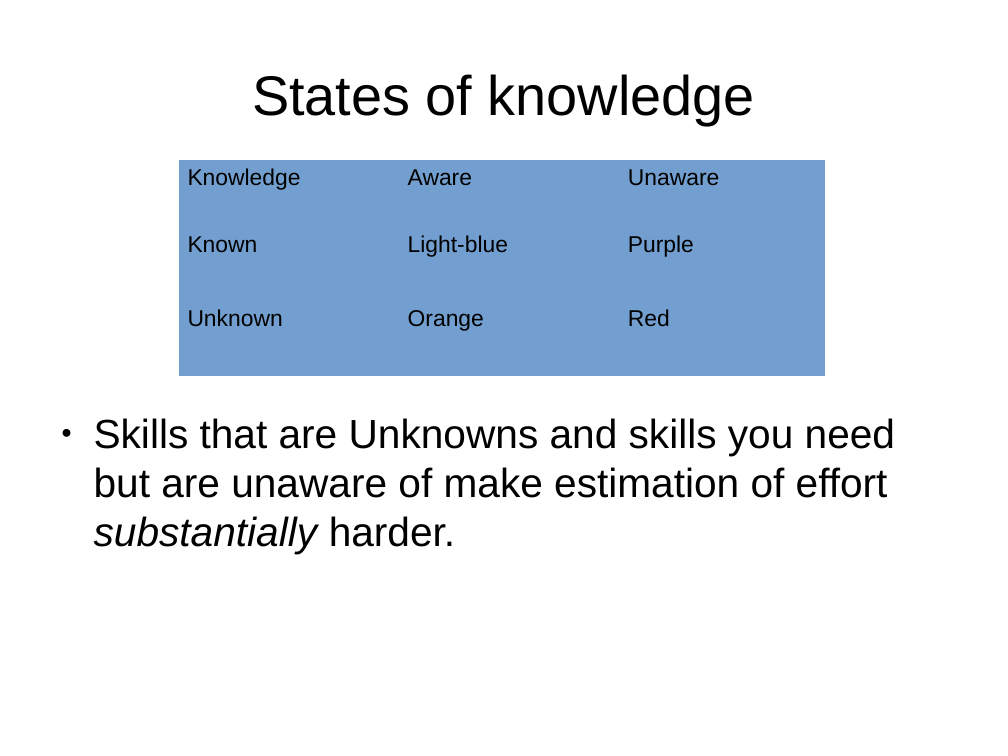
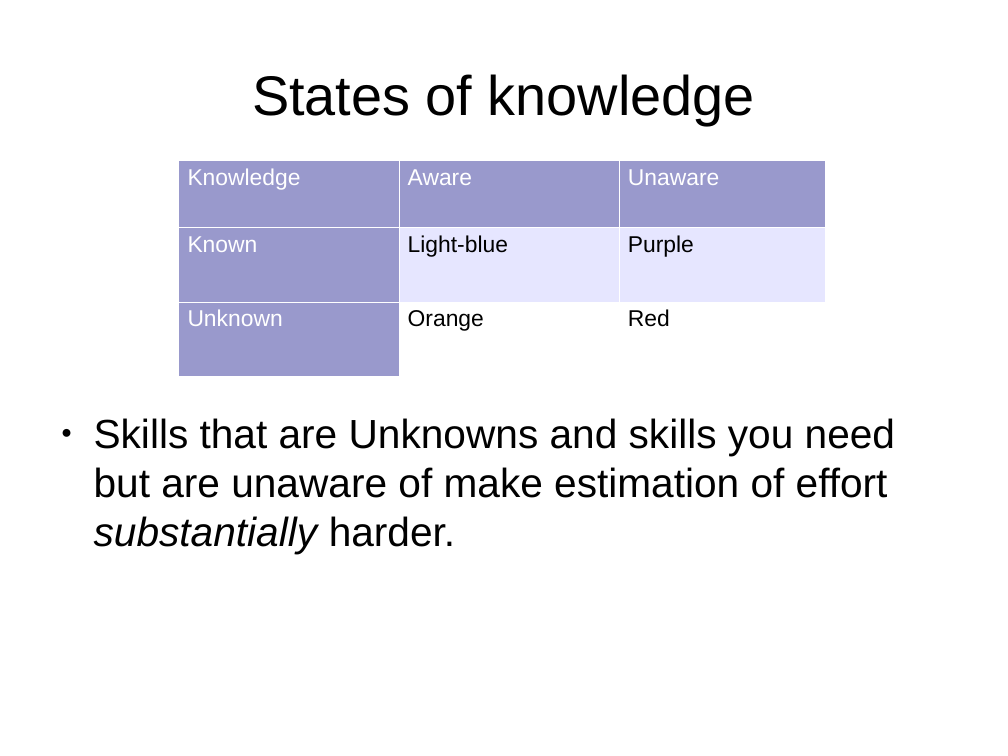
Before and after one commit to shuttle1987/CompCon2016, a slide deck: slide 7 of Slides.odp (slide 6 before the commit). Drawn at 1008x756 pixels with LibreOffice and Linux fonts; fonts in the diff are those of the drawing. Boxes give left, top, right and bottom in pixels: in the first picture for what was removed or moved away, otherwise in the second. Text is boxed around its words. In the diff, an @@ line names an element or a change of style, - is before the commit and + after.

Commit message:
Updated slides

```diff
--- a/Slides.odp
+++ b/Slides.odp
@@ table at box(178, 160, 825, 376) @@
@@ fill #729FCF to #9999CC in 5 cells @@
@@ fill #729FCF to #E6E6FF in 2 cells @@
@@ fill #729FCF to #FFFFFF in 2 cells @@
@@ text colour #000000 to #FFFFFF in "Knowledge", "Aware", "Unaware", "Known" and 1 more places @@
@@ borders changed @@
```
Also in this commit, not shown: 1 slide added, 1 other file.
